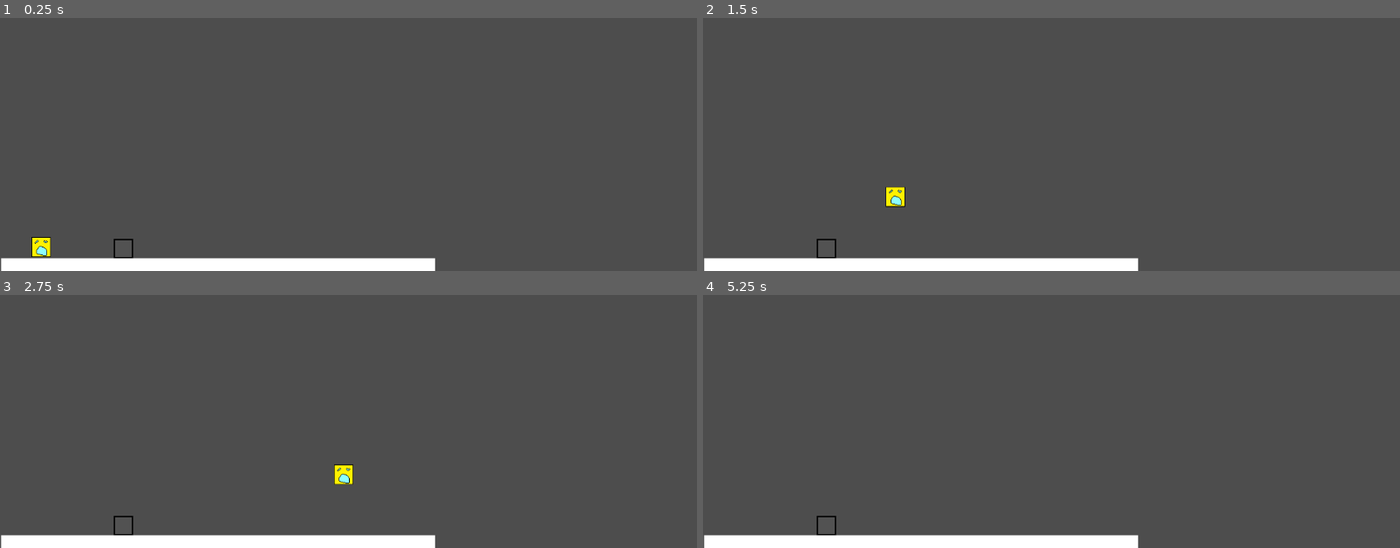
Above: before the commit, frames 1-4 (two rows, left to right).
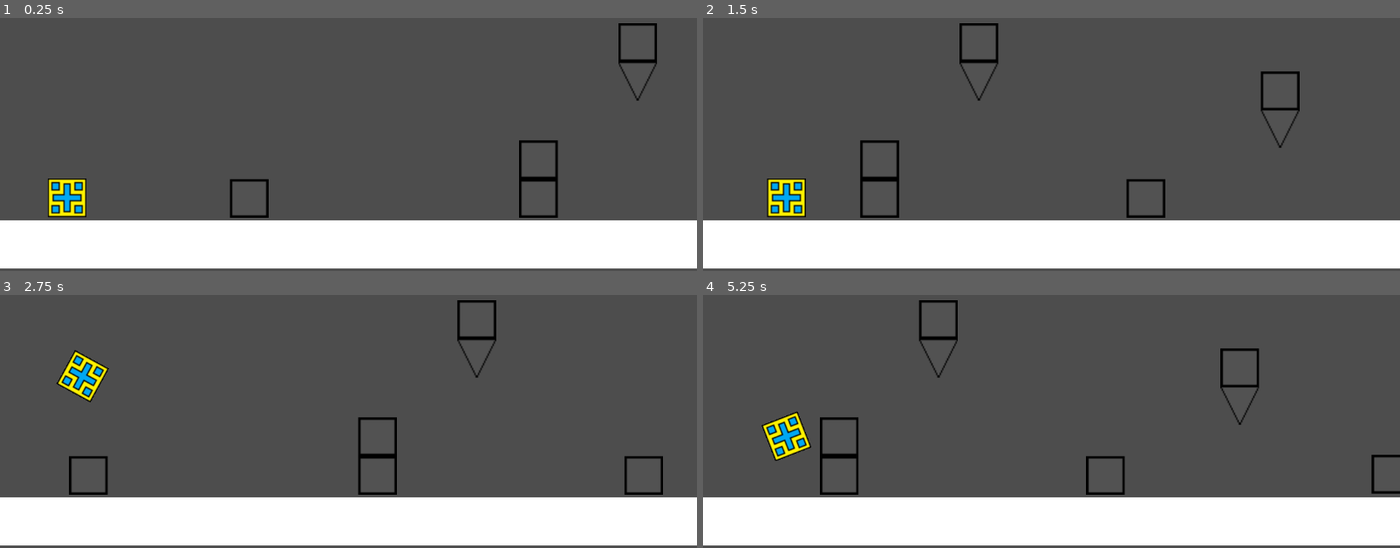
Above: after the commit, the same moments.

Repository: Marti-lopez/gd
Game: Godot game, scene res://lv1.tscn
Two runs of this game, one before a commit and one after it. Both use one fixed random seed, a clock stepped at 60 frames per second and the inputs below.
Inputs (mouse positions are in pixels of both pictures, inside the frame that each line leads up to):
- Up to frame 1 (0.25 s): no input
- Up to frame 2 (1.5 s): move the mouse to (1204, 55) at 0.52 s; press the mouse at (1204, 55) at 0.53 s; move the mouse to (912, 93) at 1.27 s; release the mouse at (912, 93) at 1.28 s; click (912, 93) at 1.35 s
- Up to frame 3 (2.75 s): click (209, 370) at 1.52 s; click (209, 370) at 1.82 s; move the mouse to (outside the picture) at 2.02 s; press the mouse at (outside the picture) at 2.03 s
- Up to frame 4 (5.25 s): move the mouse to (1016, 431) at 2.77 s; release the mouse at (1016, 431) at 2.78 s; click (1016, 431) at 2.85 s; click (1016, 431) at 3.02 s; click (1016, 431) at 3.32 s; move the mouse to (1260, 411) at 3.52 s; press the mouse at (1260, 411) at 3.53 s; move the mouse to (outside the picture) at 4.27 s; release the mouse at (outside the picture) at 4.28 s; click (outside the picture) at 4.35 s; click (outside the picture) at 4.52 s; click (outside the picture) at 4.82 s; move the mouse to (1086, 353) at 5.02 s; press the mouse at (1086, 353) at 5.03 s

The runs differ from the first frame. In frame 1, 19% of the frame differs, in the area x 0-100%, y 2-100%; in frame 2, 20%; in frame 3, 20%; in frame 4, 20%.

Commit message:
v1.0
game beta

Diff:
--- /dev/null
+++ b/area_2d.gd
@@ -0,0 +1 @@
+extends Area2D
--- a/block.tscn
+++ b/block.tscn
@@ -1,9 +1,12 @@
-[gd_scene load_steps=3 format=3 uid="uid://i52m0a2lgnw7"]
+[gd_scene load_steps=4 format=3 uid="uid://i52m0a2lgnw7"]
 
 [ext_resource type="Texture2D" uid="uid://b7u0tdn862xj1" path="res://assets/block.png" id="1_im0tn"]
 
 [sub_resource type="RectangleShape2D" id="RectangleShape2D_xfwl5"]
 size = Vector2(32, 32)
+
+[sub_resource type="RectangleShape2D" id="RectangleShape2D_im0tn"]
+size = Vector2(20.0494, 20.5361)
 
 [node name="StaticBody2D" type="StaticBody2D"]
 
@@ -13,3 +16,14 @@
 [node name="CollisionShape2D" type="CollisionShape2D" parent="."]
 shape = SubResource("RectangleShape2D_xfwl5")
 debug_color = Color(0, 0.298039, 0.94902, 0)
+
+[node name="Area2D" type="Area2D" parent="." groups=["bloc"]]
+
+[node name="CollisionShape2D" type="CollisionShape2D" parent="Area2D"]
+shape = SubResource("RectangleShape2D_xfwl5")
+debug_color = Color(0, 0.298039, 0.94902, 0)
+
+[node name="CollisionShape2D2" type="CollisionShape2D" parent="Area2D"]
+position = Vector2(19, -2)
+rotation = -0.986111
+shape = SubResource("RectangleShape2D_im0tn")
--- /dev/null
+++ b/camera_2d.gd
@@ -0,0 +1,4 @@
+extends Camera2D
+
+func _process(delta: float) -> void:
+	position += Vector2(250, 0) * delta
--- /dev/null
+++ b/icon.gd
@@ -0,0 +1,6 @@
+extends Sprite2D
+
+var vr := 0
+
+func _process(delta: float) -> void:
+	rotation += vr
--- a/lv1.tscn
+++ b/lv1.tscn
@@ -1,27 +1,233 @@
-[gd_scene load_steps=4 format=3 uid="uid://cmpwi2f80xvu1"]
+[gd_scene load_steps=7 format=3 uid="uid://cmpwi2f80xvu1"]
 
 [ext_resource type="PackedScene" uid="uid://50slxt62qv8i" path="res://player.tscn" id="1_j2rsq"]
 [ext_resource type="PackedScene" uid="uid://i52m0a2lgnw7" path="res://block.tscn" id="2_7oea8"]
+[ext_resource type="Script" uid="uid://4uo1732s8pn3" path="res://camera_2d.gd" id="2_lqjcc"]
+[ext_resource type="AudioStream" uid="uid://4cj32qi6mv3w" path="res://507560_-BlastProcess-.mp3" id="3_w7hv2"]
+[ext_resource type="PackedScene" uid="uid://os6qkokjmy2c" path="res://spike.tscn" id="4_jhfva"]
 
 [sub_resource type="RectangleShape2D" id="RectangleShape2D_w7hv2"]
-size = Vector2(719.5, 20)
+size = Vector2(24348, 41)
 
 [node name="Node2D" type="Node2D"]
 
 [node name="Player" parent="." instance=ExtResource("1_j2rsq")]
-position = Vector2(18, 609)
-
-[node name="StaticBody2D" parent="." instance=ExtResource("2_7oea8")]
-position = Vector2(204, 611)
+position = Vector2(16, 585)
+
+[node name="AudioStreamPlayer2D" type="AudioStreamPlayer2D" parent="Player"]
+position = Vector2(2, -103)
+stream = ExtResource("3_w7hv2")
+autoplay = true
 
 [node name="StaticBody2D2" type="StaticBody2D" parent="."]
 
 [node name="CollisionShape2D2" type="CollisionShape2D" parent="StaticBody2D2"]
-position = Vector2(359.25, 635)
+position = Vector2(12152, 645.5)
 shape = SubResource("RectangleShape2D_w7hv2")
 
 [node name="ground" type="ColorRect" parent="StaticBody2D2"]
-offset_left = 2.0
+offset_left = -22.0
 offset_top = 627.0
-offset_right = 719.0
+offset_right = 24327.0
 offset_bottom = 667.0
+
+[node name="Camera2D" type="Camera2D" parent="."]
+position = Vector2(289, 507)
+zoom = Vector2(2, 2)
+limit_left = -5
+limit_smoothed = true
+position_smoothing_enabled = true
+rotation_smoothing_enabled = true
+script = ExtResource("2_lqjcc")
+
+[node name="spike" parent="." instance=ExtResource("4_jhfva")]
+position = Vector2(570, 529)
+
+[node name="spike" parent="spike" instance=ExtResource("4_jhfva")]
+position = Vector2(-249, -39.0006)
+rotation = 0.0
+
+[node name="bloc4" parent="spike" instance=ExtResource("2_7oea8")]
+position = Vector2(-233, 8.99939)
+rotation = 3.14159
+
+[node name="bloc3" parent="." instance=ExtResource("2_7oea8")]
+position = Vector2(472, 577)
+
+[node name="bloc4" parent="." instance=ExtResource("2_7oea8")]
+position = Vector2(554, 480)
+
+[node name="bloc5" parent="." instance=ExtResource("2_7oea8")]
+position = Vector2(692, 609)
+
+[node name="bloc2" parent="." instance=ExtResource("2_7oea8")]
+position = Vector2(472, 609)
+
+[node name="bloc6" parent="." instance=ExtResource("2_7oea8")]
+position = Vector2(928, 608)
+
+[node name="bloc" parent="." instance=ExtResource("2_7oea8")]
+position = Vector2(233, 609)
+
+[node name="bloc7" parent="." instance=ExtResource("2_7oea8")]
+position = Vector2(1044, 608)
+
+[node name="bloc8" parent="." instance=ExtResource("2_7oea8")]
+position = Vector2(1044, 575)
+
+[node name="bloc9" parent="." instance=ExtResource("2_7oea8")]
+position = Vector2(1151, 606)
+
+[node name="bloc10" parent="." instance=ExtResource("2_7oea8")]
+position = Vector2(1151, 573)
+
+[node name="bloc11" parent="." instance=ExtResource("2_7oea8")]
+position = Vector2(1151, 540)
+
+[node name="bloc12" parent="." instance=ExtResource("2_7oea8")]
+position = Vector2(1268, 609)
+
+[node name="bloc13" parent="." instance=ExtResource("2_7oea8")]
+position = Vector2(1268, 577)
+
+[node name="bloc14" parent="." instance=ExtResource("2_7oea8")]
+position = Vector2(1268, 545)
+
+[node name="bloc15" parent="." instance=ExtResource("2_7oea8")]
+position = Vector2(1268, 512)
+
+[node name="bloc16" parent="." instance=ExtResource("2_7oea8")]
+position = Vector2(1419, 611)
+
+[node name="bloc17" parent="." instance=ExtResource("2_7oea8")]
+position = Vector2(1419, 578)
+
+[node name="bloc18" parent="." instance=ExtResource("2_7oea8")]
+position = Vector2(1419, 545)
+
+[node name="bloc19" parent="." instance=ExtResource("2_7oea8")]
+position = Vector2(1516, 609)
+
+[node name="bloc20" parent="." instance=ExtResource("2_7oea8")]
+position = Vector2(1516, 577)
+
+[node name="bloc21" parent="." instance=ExtResource("2_7oea8")]
+position = Vector2(1516, 545)
+
+[node name="bloc22" parent="." instance=ExtResource("2_7oea8")]
+position = Vector2(1516, 512)
+
+[node name="bloc23" parent="." instance=ExtResource("2_7oea8")]
+position = Vector2(1619, 609)
+
+[node name="bloc24" parent="." instance=ExtResource("2_7oea8")]
+position = Vector2(1619, 577)
+
+[node name="bloc25" parent="." instance=ExtResource("2_7oea8")]
+position = Vector2(1619, 545)
+
+[node name="bloc26" parent="." instance=ExtResource("2_7oea8")]
+position = Vector2(1619, 512)
+
+[node name="bloc27" parent="." instance=ExtResource("2_7oea8")]
+position = Vector2(1619, 479)
+
+[node name="bloc28" parent="." instance=ExtResource("2_7oea8")]
+position = Vector2(1719, 610)
+
+[node name="bloc29" parent="." instance=ExtResource("2_7oea8")]
+position = Vector2(1719, 578)
+
+[node name="bloc30" parent="." instance=ExtResource("2_7oea8")]
+position = Vector2(1719, 546)
+
+[node name="bloc31" parent="." instance=ExtResource("2_7oea8")]
+position = Vector2(1719, 513)
+
+[node name="bloc32" parent="." instance=ExtResource("2_7oea8")]
+position = Vector2(1719, 480)
+
+[node name="bloc33" parent="." instance=ExtResource("2_7oea8")]
+position = Vector2(1719, 448)
+
+[node name="bloc34" parent="." instance=ExtResource("2_7oea8")]
+position = Vector2(1850, 451)
+
+[node name="bloc35" parent="." instance=ExtResource("2_7oea8")]
+position = Vector2(1882, 451)
+
+[node name="bloc36" parent="." instance=ExtResource("2_7oea8")]
+position = Vector2(1915, 451)
+
+[node name="bloc37" parent="." instance=ExtResource("2_7oea8")]
+position = Vector2(1947, 451)
+
+[node name="bloc38" parent="." instance=ExtResource("2_7oea8")]
+position = Vector2(1979, 451)
+
+[node name="bloc39" parent="." instance=ExtResource("2_7oea8")]
+position = Vector2(2011, 451)
+
+[node name="bloc40" parent="." instance=ExtResource("2_7oea8")]
+position = Vector2(2044, 451)
+
+[node name="bloc41" parent="." instance=ExtResource("2_7oea8")]
+position = Vector2(2076, 451)
+
+[node name="bloc42" parent="." instance=ExtResource("2_7oea8")]
+position = Vector2(1914, 418)
+
+[node name="bloc43" parent="." instance=ExtResource("2_7oea8")]
+position = Vector2(2188, 410)
+
+[node name="bloc44" parent="." instance=ExtResource("2_7oea8")]
+position = Vector2(2220, 410)
+
+[node name="bloc45" parent="." instance=ExtResource("2_7oea8")]
+position = Vector2(2253, 410)
+
+[node name="bloc46" parent="." instance=ExtResource("2_7oea8")]
+position = Vector2(2394, 498)
+
+[node name="bloc47" parent="." instance=ExtResource("2_7oea8")]
+position = Vector2(2424, 498)
+
+[node name="bloc48" parent="." instance=ExtResource("2_7oea8")]
+position = Vector2(2455, 498)
+
+[node name="spike2" parent="." instance=ExtResource("4_jhfva")]
+position = Vector2(2202, 533)
+rotation = -3.14159
+
+[node name="bloc49" parent="." instance=ExtResource("2_7oea8")]
+position = Vector2(2185, 483)
+rotation = -3.14159
+
+[node name="bloc50" parent="." instance=ExtResource("2_7oea8")]
+position = Vector2(2572, 415)
+rotation = -3.14159
+
+[node name="spike3" parent="." instance=ExtResource("4_jhfva")]
+position = Vector2(2587, 463)
+rotation = -3.14159
+
+[node name="bloc51" parent="." instance=ExtResource("2_7oea8")]
+position = Vector2(2740, 610)
+
+[node name="bloc52" parent="." instance=ExtResource("2_7oea8")]
+position = Vector2(2948, 609)
+
+[node name="bloc53" parent="." instance=ExtResource("2_7oea8")]
+position = Vector2(3040, 575)
+
+[node name="bloc54" parent="." instance=ExtResource("2_7oea8")]
+position = Vector2(3134, 544)
+
+[node name="bloc55" parent="." instance=ExtResource("2_7oea8")]
+position = Vector2(3040, 608)
+
+[node name="bloc56" parent="." instance=ExtResource("2_7oea8")]
+position = Vector2(3134, 576)
+
+[node name="bloc57" parent="." instance=ExtResource("2_7oea8")]
+position = Vector2(3134, 609)
--- a/player.gd
+++ b/player.gd
@@ -1,24 +1,45 @@
 extends CharacterBody2D
 
-var vx := 200
+var vx := 250
 var vy := 200
+var vr := 0
 
 func restart():
-	pass
+	get_tree().reload_current_scene()
 
 func jump():
 	if is_on_floor_only():
-		vy = -750
+		vy = -850
+		vr = 3.5
+
+func near_rotation(rad):
+	if rad >= (7*PI/4) or rad < (PI/4):
+		return 0
+	elif rad >= (PI/4) and rad < 3*PI/4:
+		return PI/2
+	elif rad >= (3*PI/4) and rad < 5*PI/4:
+		return PI
+	elif rad >= 5*PI/4 and rad < (7*PI/4):
+		return 3*PI/2
+	else:
+		return 0
+
 func _ready() -> void:
-	position = Vector2(18, 600)
+	position = Vector2(20, 500)
 
 func _process(delta: float) -> void:
-	vy += 3000 * delta
+	vy += 4000 * delta
 	if is_on_floor_only() and vy > 0:
 		vy = 0
+		vr = 0
+		rotation = near_rotation(rotation)
 	position += Vector2(vx, vy) * delta
+
+	rotation += vr * delta
 	if Input.is_action_pressed("salt"):
 		jump()
-	if is_on_wall_only():
+	if is_on_wall():
 		restart()
 	move_and_slide()
+	if is_on_ceiling():
+		restart()
--- a/player.tscn
+++ b/player.tscn
@@ -6,11 +6,11 @@
 [sub_resource type="RectangleShape2D" id="RectangleShape2D_hqtel"]
 size = Vector2(11, 11.5)
 
+[sub_resource type="RectangleShape2D" id="RectangleShape2D_onrkg"]
+size = Vector2(32, 33)
+
 [sub_resource type="RectangleShape2D" id="RectangleShape2D_i3pqv"]
 size = Vector2(11, 11.5)
-
-[sub_resource type="RectangleShape2D" id="RectangleShape2D_onrkg"]
-size = Vector2(32, 33)
 
 [node name="Player" type="CharacterBody2D"]
 script = ExtResource("1_onrkg")
@@ -18,17 +18,19 @@
 [node name="Icon" type="Sprite2D" parent="."]
 texture = ExtResource("1_4flbx")
 
-[node name="Area2D" type="Area2D" parent="."]
+[node name="player_aura" type="Area2D" parent="."]
 
-[node name="CollisionShape2D" type="CollisionShape2D" parent="Area2D"]
+[node name="CollisionShape2D" type="CollisionShape2D" parent="player_aura"]
 shape = SubResource("RectangleShape2D_hqtel")
 debug_color = Color(0, 0.6, 0.701961, 0)
+
+[node name="player_big_hitbox" type="CollisionShape2D" parent="."]
+shape = SubResource("RectangleShape2D_onrkg")
+debug_color = Color(1, 0, 0, 0)
 
 [node name="player_small_hitbox" type="CollisionShape2D" parent="."]
 shape = SubResource("RectangleShape2D_i3pqv")
 one_way_collision_margin = 0.0
 debug_color = Color(0, 0.6, 0.701961, 0)
 
-[node name="player_big_hitbox" type="CollisionShape2D" parent="."]
-shape = SubResource("RectangleShape2D_onrkg")
-debug_color = Color(1, 0, 0, 0)
+[connection signal="area_entered" from="player_aura" to="." method="_on_player_aura_area_entered"]
--- /dev/null
+++ b/spike.gd
@@ -0,0 +1,4 @@
+extends StaticBody2D
+
+func _process(delta: float) -> void:
+	pass
--- /dev/null
+++ b/spike.tscn
@@ -0,0 +1,17 @@
+[gd_scene load_steps=3 format=3 uid="uid://os6qkokjmy2c"]
+
+[ext_resource type="Texture2D" uid="uid://ba72ywj03vogk" path="res://assets/spike.png" id="1_8ryga"]
+
+[sub_resource type="RectangleShape2D" id="RectangleShape2D_jhfva"]
+size = Vector2(4, 9.97143)
+
+[node name="spike" type="StaticBody2D"]
+rotation = 3.14159
+
+[node name="Sprite2D" type="Sprite2D" parent="."]
+position = Vector2(16, 17)
+texture = ExtResource("1_8ryga")
+
+[node name="kill2" type="CollisionShape2D" parent="."]
+position = Vector2(15.9, 22.9714)
+shape = SubResource("RectangleShape2D_jhfva")
Not shown, added: 507560_-BlastProcess-.mp3.import
Not shown, added: area_2d.gd.uid
Binary file changed: assets/icon1.png
Binary file added: assets/spike.png
Not shown, added: assets/spike.png.import
Empty file added: audio_stream_player_2d.gd
Not shown, added: audio_stream_player_2d.gd.uid
Not shown, added: camera_2d.gd.uid
Not shown, added: icon.gd.uid
Not shown, added: spike.gd.uid
Not shown, added: 507560_-BlastProcess-.mp3
